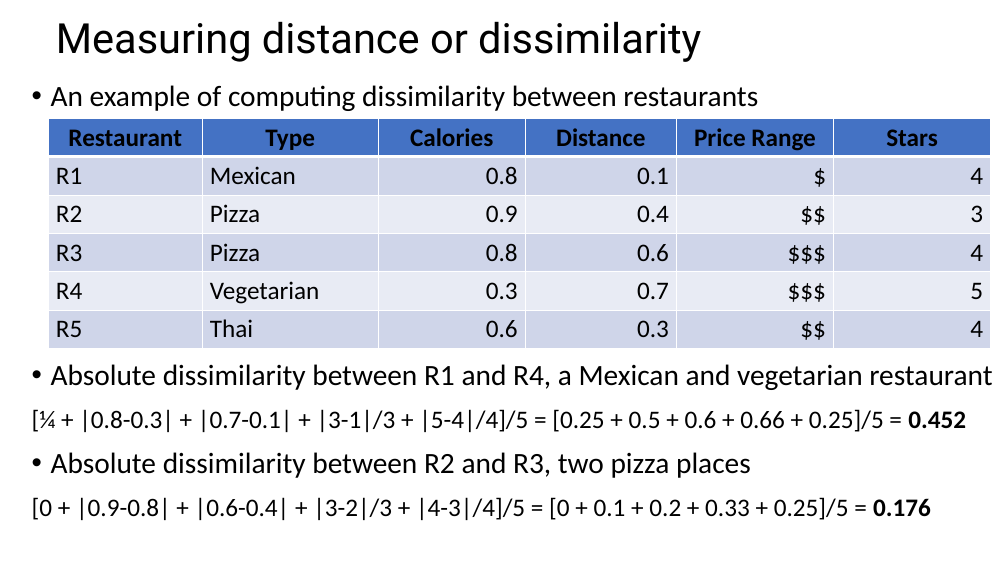
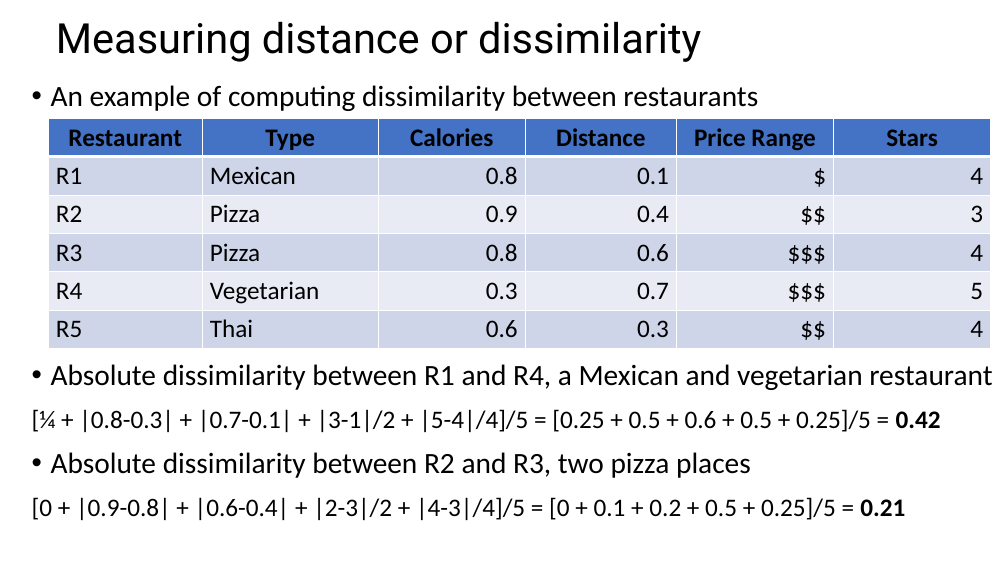
Before and after one commit to StephenElston/CSCI-E-108, a slide deck: slide 18 of slides/4_DistanceAndSimilarityMeasures.pptx. Drawn at 1008x567 pixels with LibreOffice and Linux fonts; fonts in the diff are those of the drawing. Boxes give left, top, right and bottom in pixels: in the first picture for what was removed or moved away, otherwise in the second. Text is boxed around its words. In the diff, an @@ line names an element or a change of style, - is before the commit and + after.

Commit message:
Fixed multiple typos in slides

```diff
--- a/slides/4_DistanceAndSimilarityMeasures.pptx
+++ b/slides/4_DistanceAndSimilarityMeasures.pptx
@@ text at [32, 409, 941, 432]: text changed @@
-[¼ + |0.8-0.3| + |0.7-0.1| + |3-1|/3 + |5-4|/4]/5 = [0.25 + 0.5 + 0.6 + 0.66 + 0.25]/5 = 0.452
+[¼ + |0.8-0.3| + |0.7-0.1| + |3-1|/2 + |5-4|/4]/5 = [0.25 + 0.5 + 0.6 + 0.5 + 0.25]/5 = 0.42
@@ text at [32, 497, 905, 520]: text changed @@
-[0 + |0.9-0.8| + |0.6-0.4| + |3-2|/3 + |4-3|/4]/5 = [0 + 0.1 + 0.2 + 0.33 + 0.25]/5 = 0.176
+[0 + |0.9-0.8| + |0.6-0.4| + |2-3|/2 + |4-3|/4]/5 = [0 + 0.1 + 0.2 + 0.5 + 0.25]/5 = 0.21
```
Also in this commit, not shown: 6 other slides changed.
